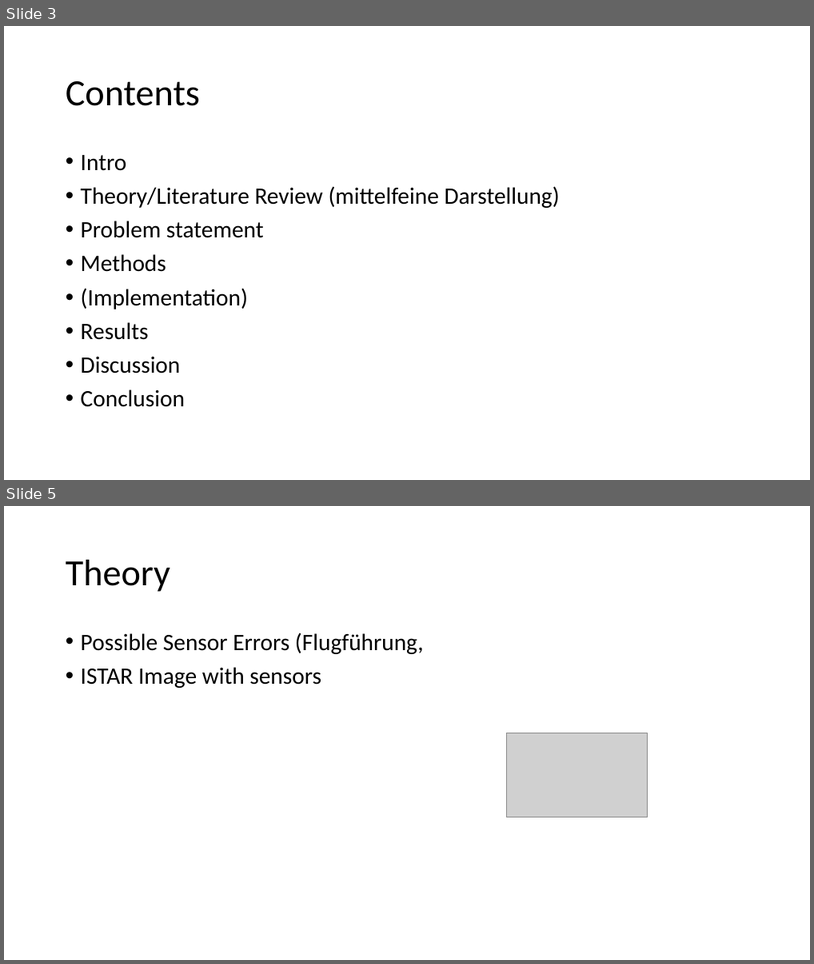
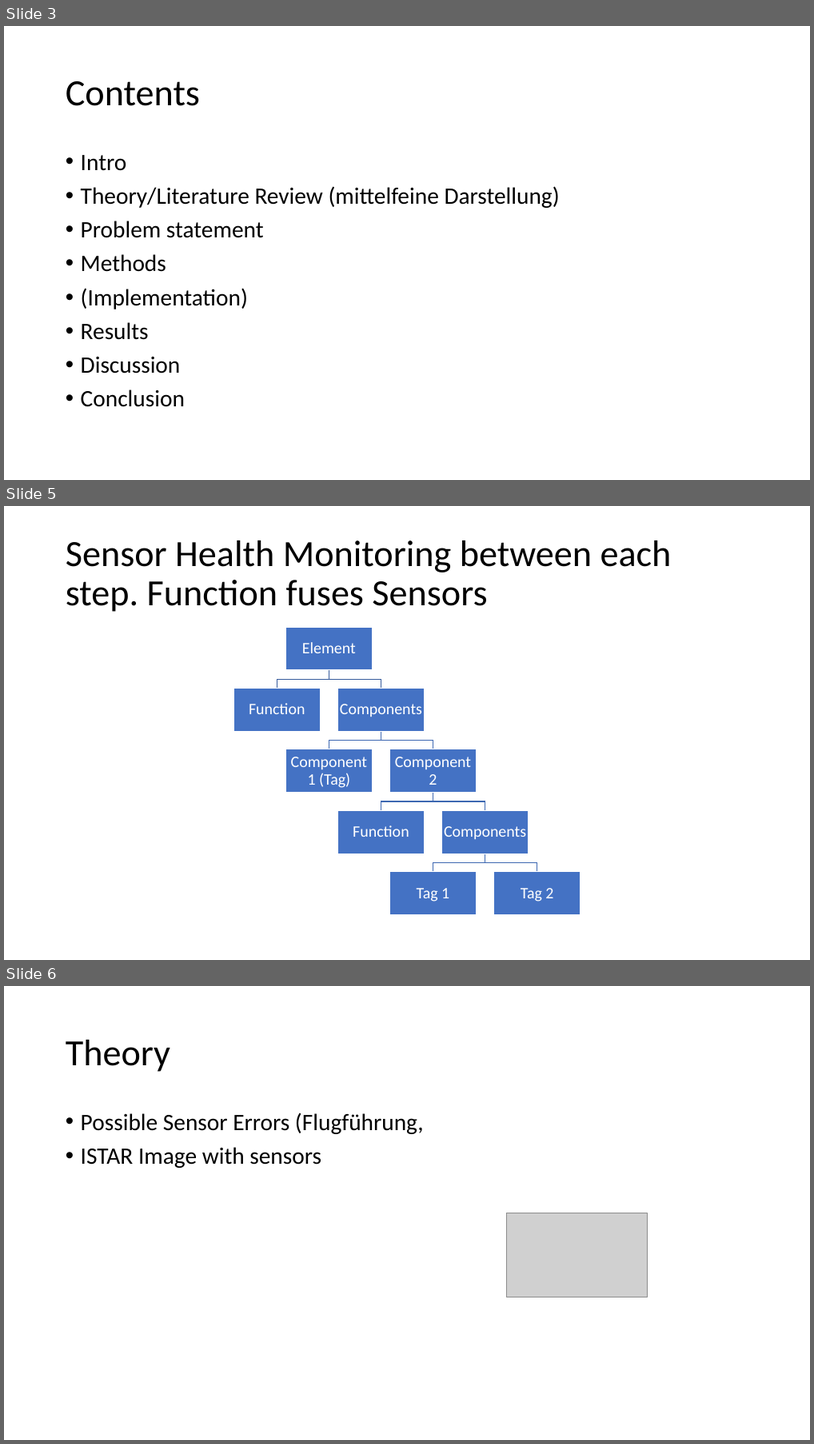
Before and after one commit to DLR-FX/shm_thesis, a slide deck: scratch.pptx. Shown one above the other, each under a label of ours: slides 3 and 5 before the commit, slides 3, 5 and 6 after it; the slides between them are not shown. The pictures are 814x964 and 814x1444 pixels, drawn with LibreOffice and Linux fonts; fonts in the diff are those of the drawing; grey boxes stand for pictures. Boxes give left, top, right and bottom in pixels: in the first picture for what was removed or moved away, otherwise in the second. Text is boxed around its words. In the diff, an @@ line names an element or a change of style, - is before the commit and + after.

```diff
--- a/scratch.pptx
+++ b/scratch.pptx
@@ slide 5 added at (x1=4, y1=506, x2=810, y2=960), background #FFFFFF @@
@@ title added at (x1=66, y1=540, x2=672, y2=612), 44 pt, text #000000 @@
+Sensor Health Monitoring between each step. Function fuses Sensors
@@ group added at (x1=234, y1=627, x2=581, y2=914): 9 rectangles, 9 texts, 8 freeform shapes @@
+Element
+Function
+Components
+Component 1 (Tag)
+Component 2
+Function
+Components
+Tag 1
+Tag 2
@@ what was slide 5 is now slide 6 @@
```
Also in this commit, not shown: 1 slide changed, 1 other slide added, 1 slide removed, 28 other files.
